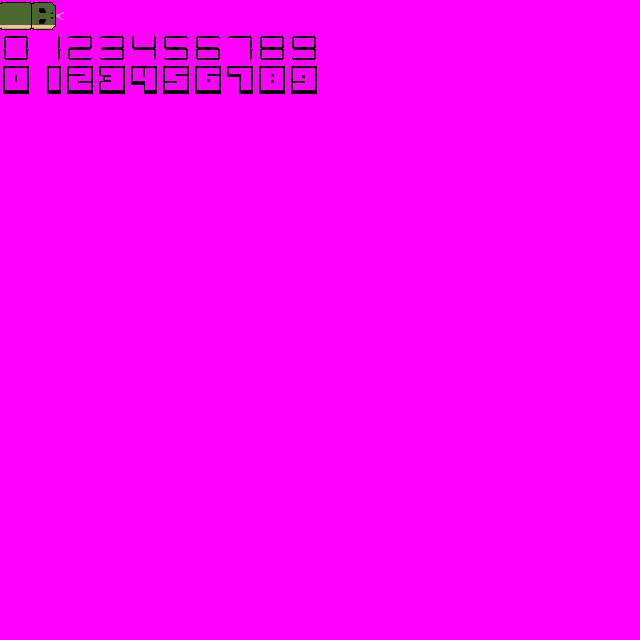
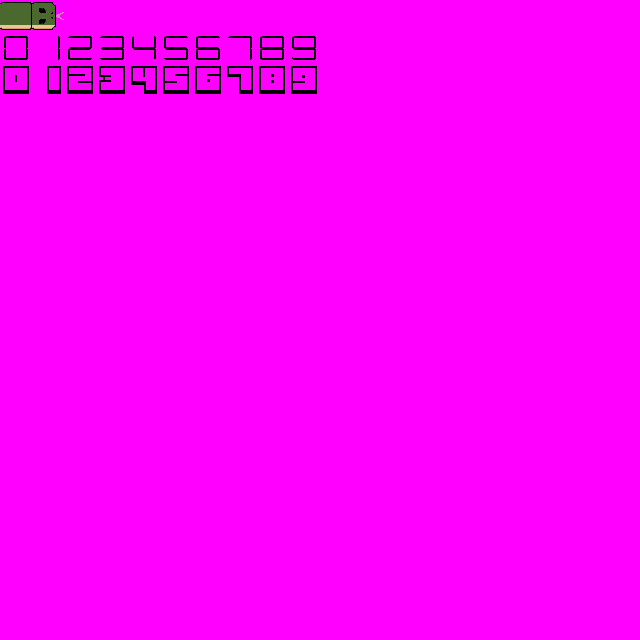
Revision of a layered 640px x 640px image; what changed, layer by layer:
painted on "sheet.png" over left=99, top=76, right=146, bottom=90
